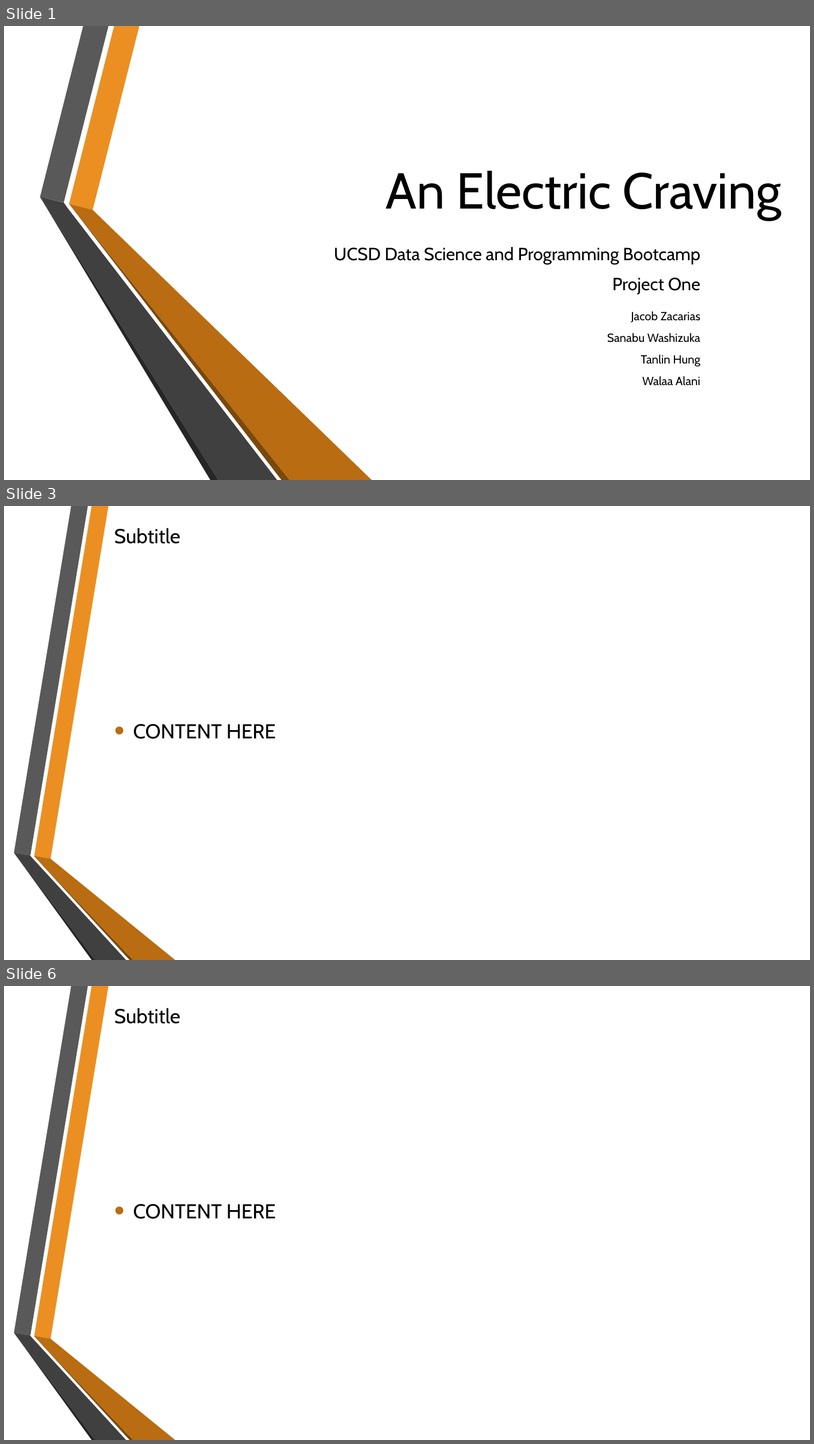
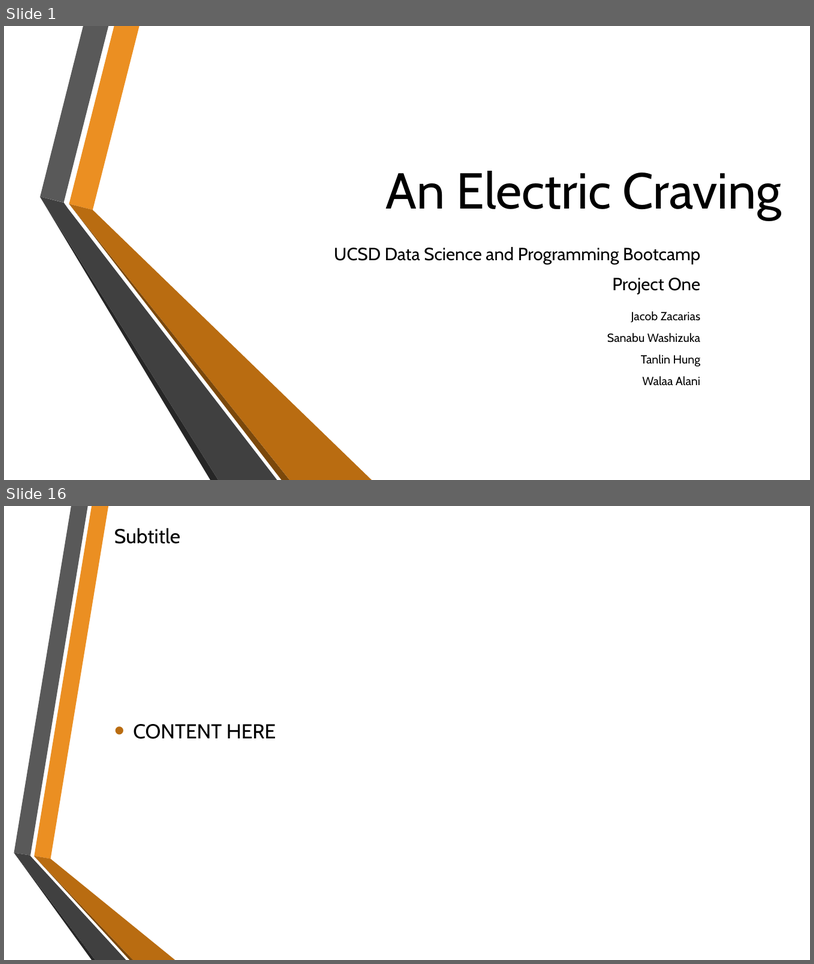
Before and after one commit to SanabuW/project-one, a slide deck: An Electric Craving.pptx. Shown one above the other, each under a label of ours: slides 1, 3 and 6 before the commit, slides 1 and 16 after it; the slides between them are not shown. The pictures are 814x1444 and 814x964 pixels, drawn with LibreOffice and Linux fonts; fonts in the diff are those of the drawing; background and template pictures are left out. Boxes give left, top, right and bottom in pixels: in the first picture for what was removed or moved away, otherwise in the second. Text is boxed around its words. In the diff, an @@ line names an element or a change of style, - is before the commit and + after.

```diff
--- a/An Electric Craving.pptx
+++ b/An Electric Craving.pptx
@@ slide 3 removed at (x1=4, y1=506, x2=810, y2=960), background picture (left out); not listed: 6 template elements that a slide beside it also shows @@
@@ title removed at (x1=114, y1=528, x2=180, y2=544) @@
-Subtitle
@@ text removed at (x1=133, y1=724, x2=276, y2=739) @@
-• CONTENT HERE
@@ what was slide 6 is now slide 16 @@
```
Also in this commit, not shown: 2 slides changed, 12 slides added, 1 other slide removed, 19 other files.
